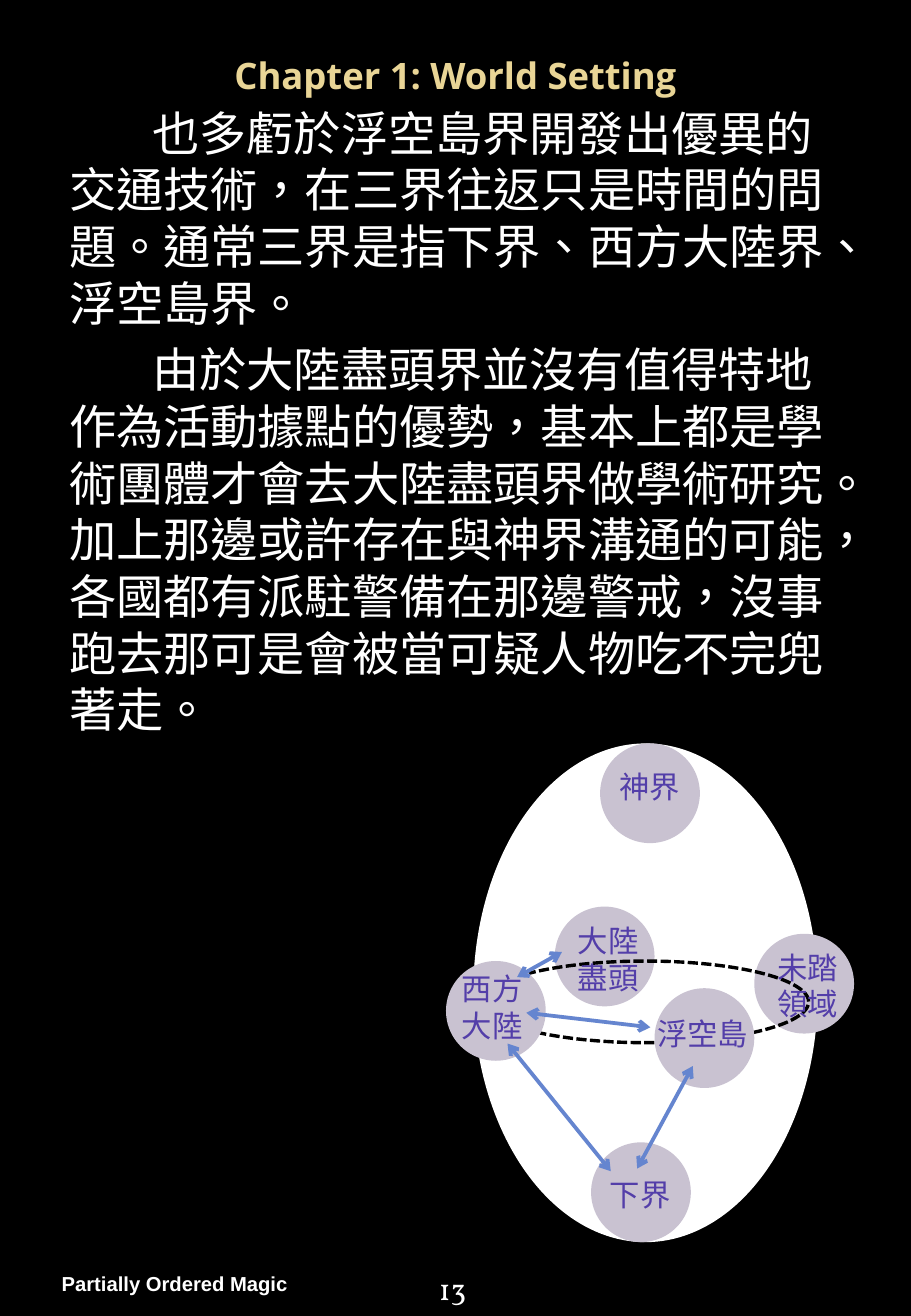
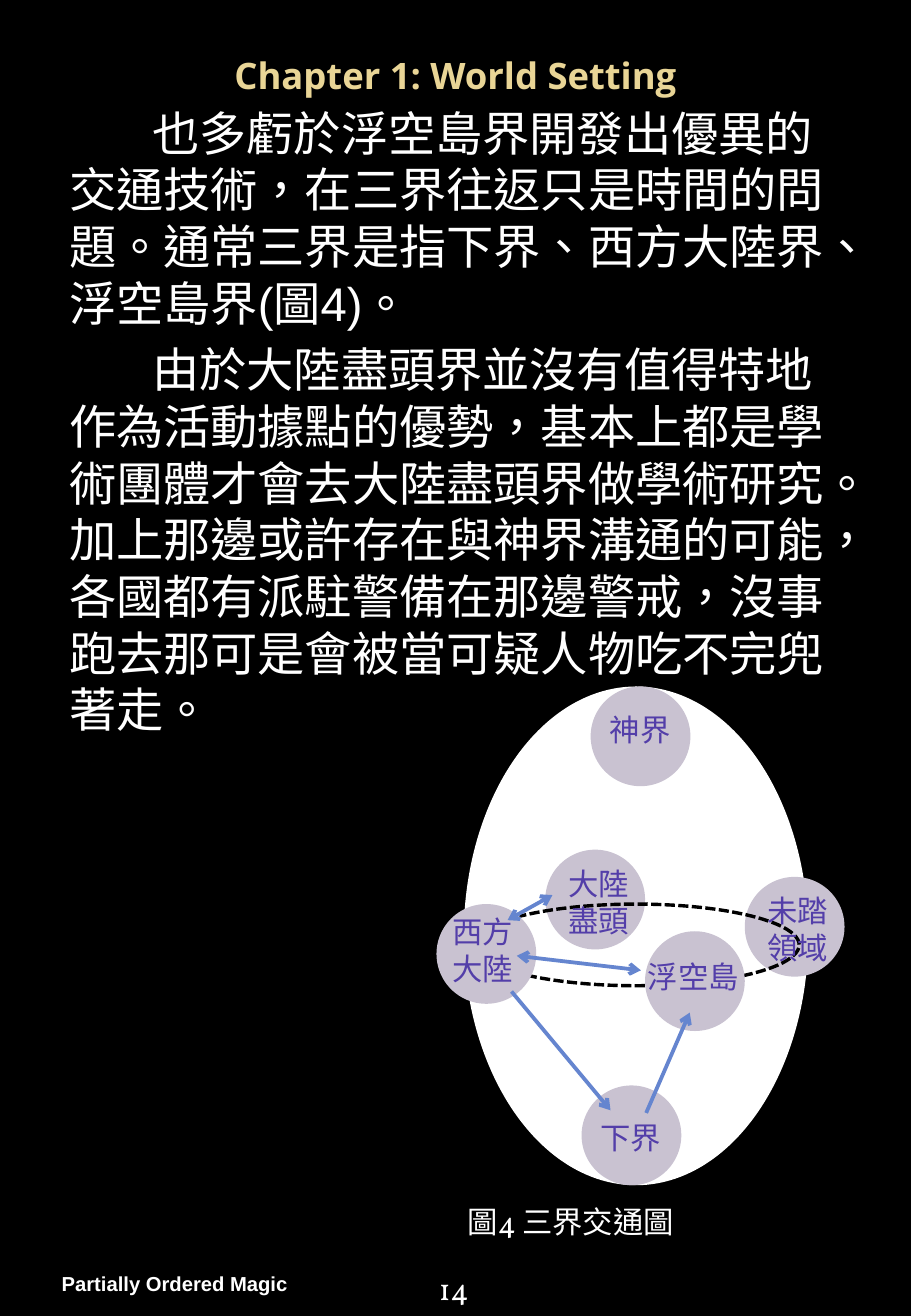
Before and after one commit to PartiallyOrderedMagic/PartiallyOrderedMagic.github.io, a slide deck: slide 15 of MyGame/Partially Ordered Magic Handbook.pptx (slide 14 before the commit). Drawn at 911x1316 pixels with LibreOffice and Linux fonts; fonts in the diff are those of the drawing; background and template pictures are left out. Boxes give left, top, right and bottom in pixels: in the first picture for what was removed or moved away, otherwise in the second. Text is boxed around its words. In the diff, an @@ line names an element or a change of style, - is before the commit and + after.

```diff
--- a/MyGame/Partially Ordered Magic Handbook.pptx
+++ b/MyGame/Partially Ordered Magic Handbook.pptx
@@ text at (x1=69, y1=111, x2=871, y2=331): text changed @@
-也多虧於浮空島界開發出優異的交通技術，在三界往返只是時間的問題。通常三界是指下界、西方大陸界、浮空島界。
+也多虧於浮空島界開發出優異的交通技術，在三界往返只是時間的問題。通常三界是指下界、西方大陸界、浮空島界(圖4)。
@@ 8 ellipses, 6 texts, 2 double arrows moved together from (x1=446, y1=743, x2=854, y2=1243) to (x1=436, y1=686, x2=844, y2=1186) @@
@@ double arrow moved from (611, 1171) - (508, 1043) to (511, 991) - (611, 1110) @@
@@ double arrow (511, 991) - (611, 1110): double arrow to arrow @@
@@ double arrow moved from (638, 1169) - (692, 1066) to (646, 1113) - (690, 1013) @@
@@ double arrow (646, 1113) - (690, 1013): double arrow to arrow @@
@@ text added at (x1=467, y1=1207, x2=674, y2=1238), 18 pt, text #FFFFFF @@
+圖4 三界交通圖
@@ page number at (x1=439, y1=1284, x2=469, y2=1305): text changed @@
-13
+14
```
Also in this commit, not shown: 24 other slides changed, 2 slides added.
